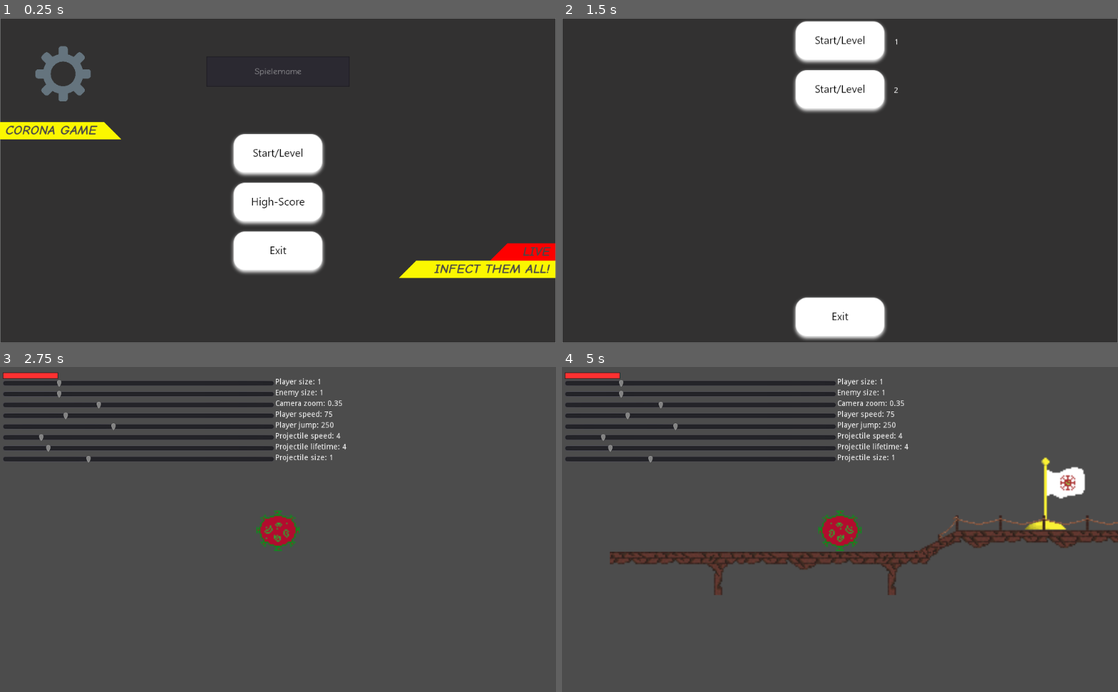
Above: before the commit, frames 1-4 (two rows, left to right).
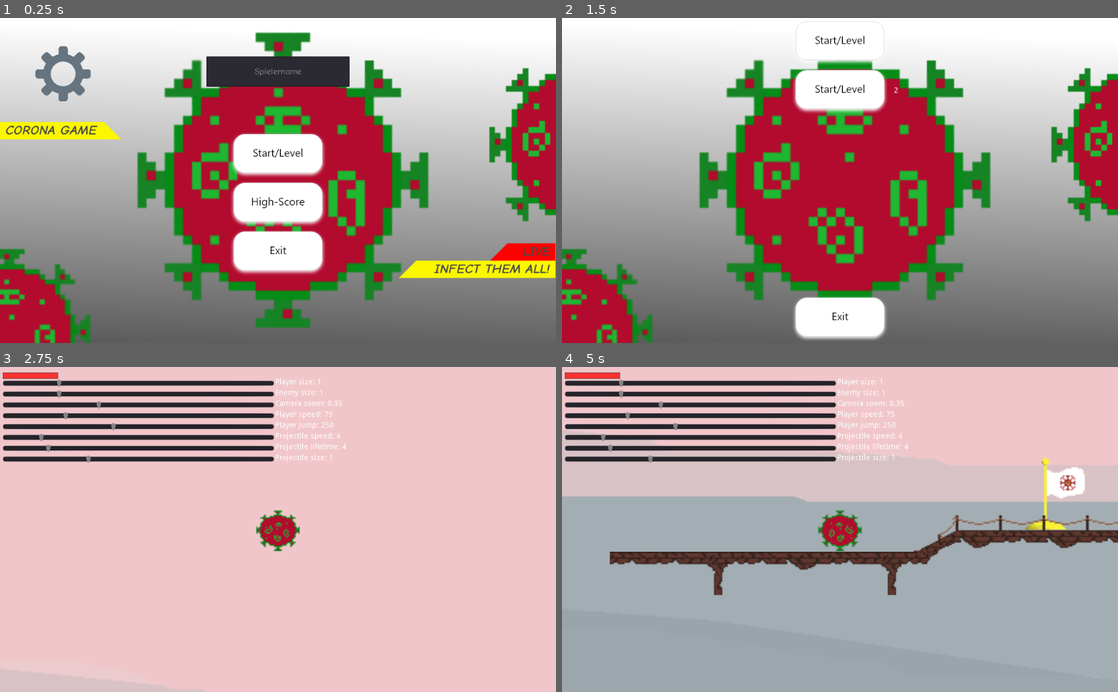
Above: after the commit, the same moments.

Repository: INF19IT2/2d-Jump-n-Run-SE
Game: Godot game, scene res://Scenes/MainScene/MainScene.tscn
Two runs of this game, one before a commit and one after it. Both use one fixed random seed, a clock stepped at 60 frames per second and the inputs below.
Inputs (mouse positions are in pixels of both pictures, inside the frame that each line leads up to):
- Up to frame 1 (0.25 s): no input
- Up to frame 2 (1.5 s): click (840, 70) at 0.52 s; type "Alex" at 0.6 s; click (840, 154) at 1.25 s
- Up to frame 3 (2.75 s): click "1" at 2 s
- Up to frame 4 (5 s): hold Shift (running) 2.78-3.53 s; hold D (move_right) 2.78-4.28 s; tap W (move_up) at 3.02, 3.77 s; tap Space (shoot) at 3.6 s; hold A (move_left) from 4.28 s (still down); hold Shift (running) from 4.28 s (still down)

The runs differ from the first frame. In frame 1, 88% of the frame differs, in the area x 0-100%, y 0-100%; in frame 2, 94%; in frame 3, 94%; in frame 4, 90%.

Commit message:
added background images

Diff:
--- a/2d-Jump-n-Run-SE/Scenes/LevelSelection/LevelSelection.tscn
+++ b/2d-Jump-n-Run-SE/Scenes/LevelSelection/LevelSelection.tscn
@@ -1,14 +1,32 @@
-[gd_scene load_steps=5 format=2]
+[gd_scene load_steps=10 format=2]
 
-[ext_resource path="res://imagesFiles/Main_Scene/grey_background.png" type="Texture" id=1]
+[ext_resource path="res://imagesFiles/Background/MainBackground5.png" type="Texture" id=1]
 [ext_resource path="res://imagesFiles/Main_Scene/Exit_Button.png" type="Texture" id=2]
 [ext_resource path="res://Scripts/LevelSelection/LevelSelection.gd" type="Script" id=3]
 [ext_resource path="res://imagesFiles/Main_Scene/StartLevel_Button.png" type="Texture" id=4]
+[ext_resource path="res://imagesFiles/Background/MainBackground4.png" type="Texture" id=5]
+[ext_resource path="res://imagesFiles/Background/MainBackground3.png" type="Texture" id=6]
+[ext_resource path="res://imagesFiles/Background/MainBackground2.png" type="Texture" id=7]
+[ext_resource path="res://imagesFiles/Background/MainBackground1.png" type="Texture" id=8]
+
+[sub_resource type="AnimatedTexture" id=1]
+flags = 4
+frames = 5
+fps = 10.0
+frame_0/texture = ExtResource( 8 )
+frame_1/texture = ExtResource( 7 )
+frame_1/delay_sec = 0.0
+frame_2/texture = ExtResource( 6 )
+frame_2/delay_sec = 0.0
+frame_3/texture = ExtResource( 5 )
+frame_3/delay_sec = 0.0
+frame_4/texture = ExtResource( 1 )
+frame_4/delay_sec = 0.0
 
 [node name="LevelSelection" type="TextureRect"]
 anchor_right = 1.0
 anchor_bottom = 1.0
-texture = ExtResource( 1 )
+texture = SubResource( 1 )
 expand = true
 script = ExtResource( 3 )
 __meta__ = {
--- a/2d-Jump-n-Run-SE/Scenes/Levels/32x32_Level/32x32_Level.tscn
+++ b/2d-Jump-n-Run-SE/Scenes/Levels/32x32_Level/32x32_Level.tscn
@@ -8,6 +8,7 @@
 [ext_resource path="res://Scenes/Objects/scientist.tscn" type="PackedScene" id=6]
 [ext_resource path="res://Scenes/Objects/Checkpoint.tscn" type="PackedScene" id=7]
 [ext_resource path="res://Scenes/Objects/Life_Potion.tscn" type="PackedScene" id=8]
+[ext_resource path="res://imagesFiles/Background/backgroundInOne.png" type="Texture" id=9]
 
 [node name="Node2D" type="Node2D"]
 script = ExtResource( 5 )
@@ -45,3 +46,14 @@
 
 [node name="Life_Potion" parent="." instance=ExtResource( 8 )]
 position = Vector2( 1264, 315.055 )
+
+[node name="ParallaxBackground" type="ParallaxBackground" parent="."]
+
+[node name="ParallaxLayer" type="ParallaxLayer" parent="ParallaxBackground"]
+position = Vector2( -300, -340 )
+motion_scale = Vector2( 0.5, 1 )
+motion_mirroring = Vector2( 3840, 0 )
+
+[node name="Sprite" type="Sprite" parent="ParallaxBackground/ParallaxLayer"]
+texture = ExtResource( 9 )
+centered = false
--- a/2d-Jump-n-Run-SE/Scenes/Levels/NewVirus_Level/NewVirus_Level.tscn
+++ b/2d-Jump-n-Run-SE/Scenes/Levels/NewVirus_Level/NewVirus_Level.tscn
@@ -1,9 +1,10 @@
-[gd_scene load_steps=5 format=2]
+[gd_scene load_steps=6 format=2]
 
 [ext_resource path="res://Scenes/Levels/32x32_Level/32_32_tileset.tres" type="TileSet" id=1]
 [ext_resource path="res://Scenes/Objects/Animated_Virus.tscn" type="PackedScene" id=2]
 [ext_resource path="res://Scenes/PauseMenu/PaueMenu.tscn" type="PackedScene" id=3]
 [ext_resource path="res://Scripts/32x32_Level/32x32_level.gd" type="Script" id=4]
+[ext_resource path="res://imagesFiles/Background/backgroundInOne_2.png" type="Texture" id=5]
 
 [node name="Node2D" type="Node2D"]
 script = ExtResource( 4 )
@@ -28,3 +29,11 @@
 margin_top = -500.0
 margin_right = -362.0
 margin_bottom = -100.0
+
+[node name="ParallaxBackground" type="ParallaxBackground" parent="."]
+
+[node name="ParallaxLayer" type="ParallaxLayer" parent="ParallaxBackground"]
+motion_scale = Vector2( 0.5, 1 )
+
+[node name="Sprite" type="Sprite" parent="ParallaxBackground/ParallaxLayer"]
+texture = ExtResource( 5 )
--- a/2d-Jump-n-Run-SE/Scenes/MainScene/MainScene.tscn
+++ b/2d-Jump-n-Run-SE/Scenes/MainScene/MainScene.tscn
@@ -1,7 +1,7 @@
-[gd_scene load_steps=20 format=2]
+[gd_scene load_steps=25 format=2]
 
 [ext_resource path="res://imagesFiles/Main_Scene/High-Score_Button.png" type="Texture" id=1]
-[ext_resource path="res://imagesFiles/Main_Scene/grey_background.png" type="Texture" id=2]
+[ext_resource path="res://imagesFiles/Background/MainBackground5.png" type="Texture" id=2]
 [ext_resource path="res://imagesFiles/Main_Scene/Exit_Button.png" type="Texture" id=3]
 [ext_resource path="res://imagesFiles/Main_Scene/2699.png" type="Texture" id=4]
 [ext_resource path="res://imagesFiles/Main_Scene/StartLevel_Button.png" type="Texture" id=5]
@@ -11,6 +11,10 @@
 [ext_resource path="res://fonts/ComicNeue-Italic.ttf" type="DynamicFontData" id=9]
 [ext_resource path="res://fonts/ComicNeue-BoldItalic.ttf" type="DynamicFontData" id=10]
 [ext_resource path="res://fonts/ComicNeue-Bold.ttf" type="DynamicFontData" id=11]
+[ext_resource path="res://imagesFiles/Background/MainBackground4.png" type="Texture" id=12]
+[ext_resource path="res://imagesFiles/Background/MainBackground3.png" type="Texture" id=13]
+[ext_resource path="res://imagesFiles/Background/MainBackground2.png" type="Texture" id=14]
+[ext_resource path="res://imagesFiles/Background/MainBackground1.png" type="Texture" id=15]
 
 [sub_resource type="DynamicFont" id=1]
 font_data = ExtResource( 8 )
@@ -19,26 +23,40 @@
 default_font = SubResource( 1 )
 RichTextLabel/icons/TextLabels = null
 
-[sub_resource type="StyleBoxFlat" id=3]
+[sub_resource type="AnimatedTexture" id=3]
+flags = 4
+frames = 5
+fps = 8.0
+frame_0/texture = ExtResource( 15 )
+frame_1/texture = ExtResource( 14 )
+frame_1/delay_sec = 0.0
+frame_2/texture = ExtResource( 13 )
+frame_2/delay_sec = 0.0
+frame_3/texture = ExtResource( 12 )
+frame_3/delay_sec = 0.0
+frame_4/texture = ExtResource( 2 )
+frame_4/delay_sec = 0.0
+
+[sub_resource type="StyleBoxFlat" id=4]
 content_margin_left = 10.0
 content_margin_right = 10.0
 bg_color = Color( 0.988235, 0.972549, 0, 1 )
 expand_margin_left = 10.0
 
-[sub_resource type="DynamicFont" id=4]
+[sub_resource type="DynamicFont" id=5]
 size = 25
 font_data = ExtResource( 10 )
 
-[sub_resource type="DynamicFont" id=5]
+[sub_resource type="DynamicFont" id=6]
 font_data = ExtResource( 9 )
 
-[sub_resource type="DynamicFont" id=6]
+[sub_resource type="DynamicFont" id=7]
 font_data = ExtResource( 11 )
 
-[sub_resource type="DynamicFont" id=7]
+[sub_resource type="DynamicFont" id=8]
 font_data = ExtResource( 8 )
 
-[sub_resource type="StyleBoxFlat" id=8]
+[sub_resource type="StyleBoxFlat" id=9]
 content_margin_right = 10.0
 bg_color = Color( 1, 0, 0, 1 )
 
@@ -46,7 +64,7 @@
 anchor_right = 1.0
 anchor_bottom = 1.0
 theme = SubResource( 2 )
-texture = ExtResource( 2 )
+texture = SubResource( 3 )
 expand = true
 script = ExtResource( 6 )
 __meta__ = {
Not shown: 1 places in 2d-Jump-n-Run-SE/Scenes/Levels/32x32_Level/32x32_Level.tscn that only renumber resources
Not shown: 3 places in 2d-Jump-n-Run-SE/Scenes/MainScene/MainScene.tscn that only renumber resources
Binary file added: 2d-Jump-n-Run-SE/imagesFiles/Background/MainBackground1.png
Not shown, added: 2d-Jump-n-Run-SE/imagesFiles/Background/MainBackground1.png.import
Binary file added: 2d-Jump-n-Run-SE/imagesFiles/Background/MainBackground2.png
Not shown, added: 2d-Jump-n-Run-SE/imagesFiles/Background/MainBackground2.png.import
Binary file added: 2d-Jump-n-Run-SE/imagesFiles/Background/MainBackground3.png
Not shown, added: 2d-Jump-n-Run-SE/imagesFiles/Background/MainBackground3.png.import
Binary file added: 2d-Jump-n-Run-SE/imagesFiles/Background/MainBackground4.png
Not shown, added: 2d-Jump-n-Run-SE/imagesFiles/Background/MainBackground4.png.import
Binary file added: 2d-Jump-n-Run-SE/imagesFiles/Background/MainBackground5.png
Not shown, added: 2d-Jump-n-Run-SE/imagesFiles/Background/MainBackground5.png.import
(and 4 more such lines)
